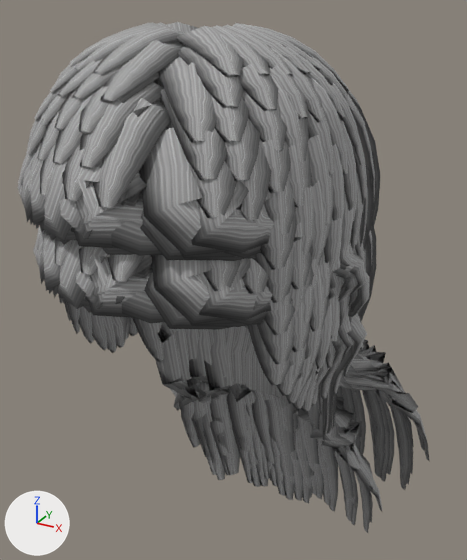
A saved change to the glTF model trainer-models/hair/h-mullet.glb.
One viewpoint serves both versions: a 50 mm lens placed at (0.202, -0.318, 1.855), pointed at (-0.016, 0.079, 1.657). The axes (+X, +Y, +Z) are drawn at lower left. The lights are the same throughout. The older version comes first. Vertices at exactly the same position are counted once.

The scene before the commit, as lines of its bpy script (objects in view):
```python
me_h_mullet_f = bpy.data.meshes.new('h-mullet-f')
me_h_mullet_f.from_pydata(...)  # 9145 vertices, 16224 faces; spans x -0.102..0.103, y -0.098..0.175, z 1.373..1.798
me_h_mullet_f.materials.append(mat_hair_forged)
me_h_mullet_m = bpy.data.meshes.new('h-mullet-m')
me_h_mullet_m.from_pydata(...)  # 9145 vertices, 16224 faces; spans x -0.131..0.132, y -0.103..0.203, z 1.411..1.842
me_h_mullet_m.materials.append(mat_hair_forged)
ob_h_mullet_f = bpy.data.objects.new('h-mullet-f', me_h_mullet_f)
ob_h_mullet_f.location = (0.0, 0.0, 0.0)
ob_h_mullet_m = bpy.data.objects.new('h-mullet-m', me_h_mullet_m)
ob_h_mullet_m.location = (0.0, 0.0, 0.0)
```
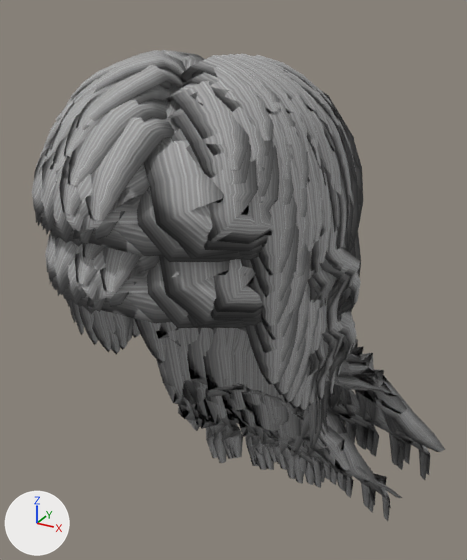
Edits to the bpy script that builds the scene:
```text
Change me_h_mullet_m:
    remove me_h_mullet_m.from_pydata(...)  # 9145 vertices, 16224 faces; spans x -0.131..0.132, y -0.103..0.203, z 1.411..1.842
    add me_h_mullet_m.from_pydata(...)  # 9145 vertices, 16224 faces; spans x -0.142..0.141, y -0.098..0.228, z 1.411..1.827
    me_h_mullet_m part 1: the loose piece of 32 vertices spanning x 0.057..0.083, y -0.059..-0.028, z 1.697..1.768 is multiplied about its middle by the matrix ((0.756, 0.148, -0.018), (0.189, 0.886, 0.014), (-0.114, 0.068, 0.993)), then moved by (-0.001, 0.001, -0.001)
    me_h_mullet_m part 2: the loose piece of 32 vertices spanning x 0.063..0.086, y -0.051..-0.018, z 1.686..1.758 is multiplied about its middle by the matrix ((0.711, 0.138, -0.009), (0.181, 0.913, 0.004), (-0.108, 0.053, 0.998)), then moved by (-0.002, 0.001, -0.001)
    me_h_mullet_m part 3: 7946 of 9145 vertices moved; they spanned x -0.131..0.132, y -0.103..0.203, z 1.411..1.842 and now span x -0.142..0.141, y -0.098..0.228, z 1.411..1.827; mean shift (-0.001, 0.002, -0.007); largest move (0.08, -0.031, 1.72) -> (-0.078, -0.029, 1.718)
    other edits to the shape of me_h_mullet_m do not show in these pictures
Change me_h_mullet_f:
    remove me_h_mullet_f.from_pydata(...)  # 9145 vertices, 16224 faces; spans x -0.102..0.103, y -0.098..0.175, z 1.373..1.798
    add me_h_mullet_f.from_pydata(...)  # 9145 vertices, 16224 faces; spans x -0.115..0.114, y -0.093..0.202, z 1.373..1.783
    me_h_mullet_f part 4: the loose piece of 32 vertices spanning x 0.057..0.083, y -0.054..-0.023, z 1.658..1.73 is multiplied about its middle by the matrix ((0.743, 0.154, -0.017), (0.19, 0.886, 0.013), (-0.112, 0.065, 0.993)), then moved by (-0.002, 0.001, -0.001)
    me_h_mullet_f part 5: the loose piece of 32 vertices spanning x 0.063..0.085, y -0.045..-0.013, z 1.646..1.718 is multiplied about its middle by the matrix ((0.704, 0.141, -0.006), (0.181, 0.914, 0.003), (-0.105, 0.049, 1.0)), then moved by (-0.002, 0.001, -0.001)
    me_h_mullet_f part 6: the loose piece of 32 vertices spanning x 0.068..0.086, y -0.036..-0.002, z 1.634..1.706 is multiplied about its middle by the matrix ((0.688, 0.111, 0.015), (0.149, 0.947, -0.009), (-0.09, 0.034, 1.005)), then moved by (-0.002, 0.001, -0.001)
    me_h_mullet_f part 7: the loose piece of 32 vertices spanning x 0.072..0.087, y -0.026..0.01, z 1.622..1.693 is multiplied about its middle by the matrix ((0.648, 0.081, 0.034), (0.096, 0.979, -0.022), (-0.077, 0.025, 1.011)), then moved by (-0.003, 0.001, -0.001)
    me_h_mullet_f part 8: the loose piece of 32 vertices spanning x 0.074..0.088, y -0.017..0.02, z 1.614..1.685 is multiplied about its middle by the matrix ((0.616, 0.05, 0.04), (0.064, 0.992, -0.015), (-0.07, 0.015, 1.009)), then moved by (-0.003, 0.001, -0.001)
    me_h_mullet_f part 9: the loose piece of 32 vertices spanning x -0.087..-0.072, y -0.025..0.011, z 1.621..1.692 is multiplied about its middle by the matrix ((0.654, -0.075, -0.04), (-0.1, 0.979, -0.019), (0.079, 0.023, 1.01)), then moved by (0.003, 0.001, -0.001)
    me_h_mullet_f part 10: the loose piece of 32 vertices spanning x -0.086..-0.068, y -0.036..-0.002, z 1.633..1.705 is multiplied about its middle by the matrix ((0.683, -0.11, -0.016), (-0.147, 0.949, -0.01), (0.089, 0.033, 1.006)), then moved by (0.002, 0.001, -0.001)
    me_h_mullet_f part 11: the loose piece of 32 vertices spanning x -0.085..-0.063, y -0.046..-0.013, z 1.647..1.719 is multiplied about its middle by the matrix ((0.706, -0.142, 0.007), (-0.182, 0.913, 0.003), (0.106, 0.051, 0.999)), then moved by (0.002, 0.001, -0.001)
    me_h_mullet_f part 12: the loose piece of 32 vertices spanning x -0.083..-0.057, y -0.054..-0.021, z 1.66..1.731 is multiplied about its middle by the matrix ((0.735, -0.152, 0.012), (-0.187, 0.894, 0.017), (0.116, 0.055, 0.994)), then moved by (0.002, 0.001, -0.001)
    me_h_mullet_f part 13: 7947 of 9145 vertices moved; they spanned x -0.102..0.103, y -0.098..0.175, z 1.373..1.798 and now span x -0.115..0.114, y -0.093..0.202, z 1.373..1.783; mean shift (-0.001, 0.002, -0.007); largest move (0.079, -0.036, 1.711) -> (-0.075, -0.031, 1.705)
```

Boxes (x1, y1, x2, y2) around the edits, measured in the pictures (467 x 560 px; the box of a moved part takes in the faces that stretch with it):
'h-mullet-m', reshaped (8% shorter)
    before: (17, 22, 430, 490)
    after: (32, 50, 445, 480)
'h-mullet-f', reshaped (8% shorter)
    before: (33, 216, 382, 533)
    after: (45, 228, 402, 521)
part 1 of me_h_mullet_m, moved or reshaped (mostly hidden before)
    before: (264, 300, 280, 325)
    after: (241, 249, 298, 327)
part 2 of me_h_mullet_m, moved or reshaped (not visible before)
    after: (283, 248, 309, 317)
part 3 of me_h_mullet_m, moved or reshaped
    before: (17, 22, 430, 490)
    after: (32, 50, 445, 480)
part 4 of me_h_mullet_f, moved or reshaped
    before: (247, 324, 291, 385)
    after: (245, 312, 299, 384)
part 5 of me_h_mullet_f, moved or reshaped
    before: (276, 365, 298, 396)
    after: (273, 354, 304, 395)
part 6 of me_h_mullet_f, moved or reshaped
    before: (285, 377, 306, 404)
    after: (282, 366, 309, 403)
part 7 of me_h_mullet_f, moved or reshaped
    before: (292, 376, 312, 410)
    after: (289, 378, 305, 409)
part 8 of me_h_mullet_f, moved or reshaped
    before: (301, 381, 317, 413)
    after: (298, 371, 317, 412)
part 9 of me_h_mullet_f, moved or reshaped
    before: (91, 312, 108, 351)
    after: (92, 310, 111, 352)
part 10 of me_h_mullet_f, moved or reshaped
    before: (78, 306, 94, 344)
    after: (79, 306, 98, 345)
part 11 of me_h_mullet_f, moved or reshaped
    before: (67, 302, 80, 334)
    after: (71, 299, 84, 335)
part 12 of me_h_mullet_f, moved or reshaped (mostly hidden)
    before: (65, 301, 71, 321)
    after: (69, 299, 76, 323)
part 13 of me_h_mullet_f, moved or reshaped
    before: (33, 216, 382, 533)
    after: (45, 228, 402, 521)
